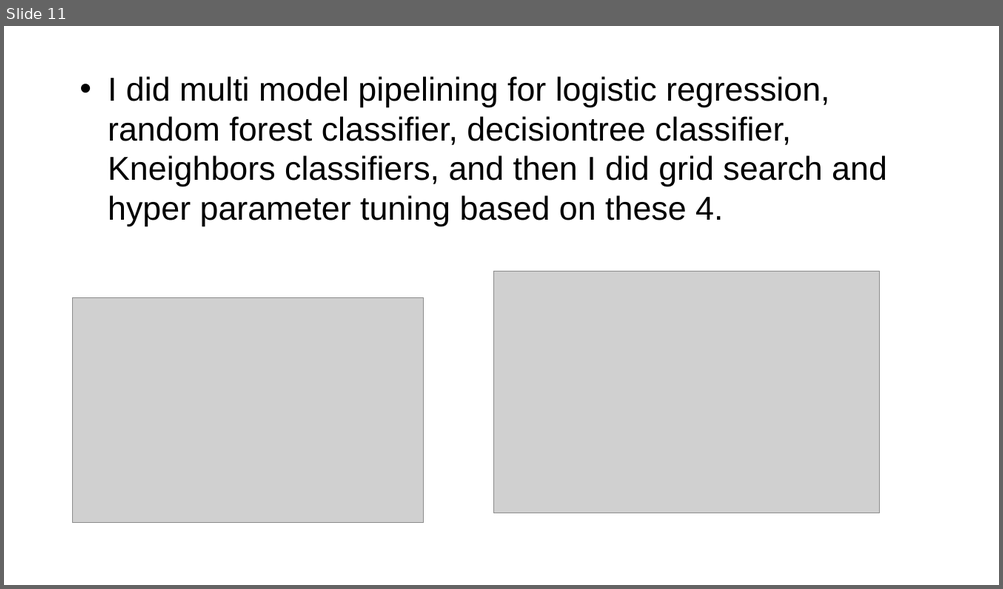
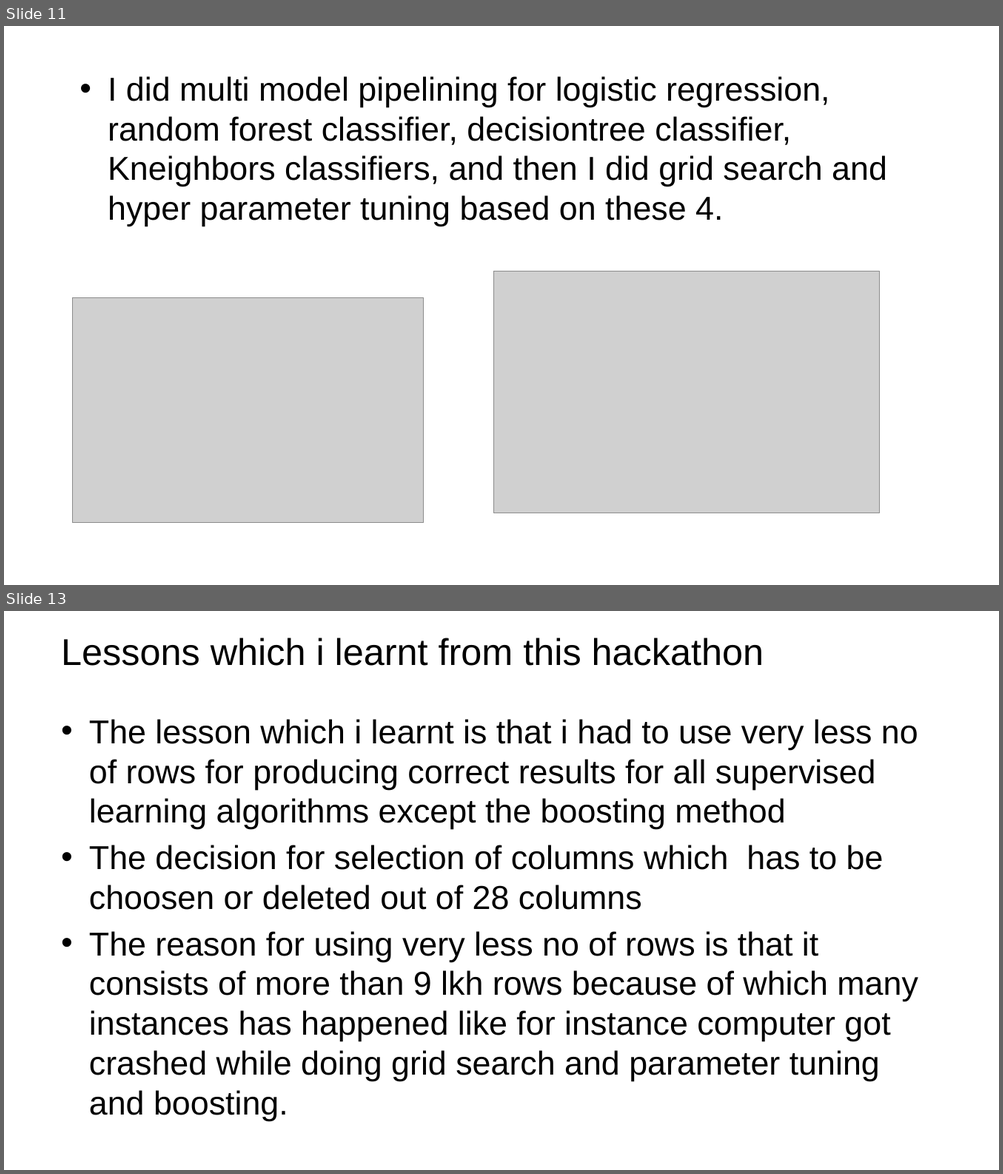
Before and after one commit to adityaravichander45/october-wkshop, a slide deck: Hackathon workshop.pptx. Shown one above the other, each under a label of ours: slide 11 before the commit, slides 11 and 13 after it; the slides between them are not shown. The pictures are 1003x589 and 1003x1174 pixels, drawn with LibreOffice and Linux fonts; fonts in the diff are those of the drawing; grey boxes stand for pictures; background and template pictures are left out. Boxes give left, top, right and bottom in pixels: in the first picture for what was removed or moved away, otherwise in the second. Text is boxed around its words. In the diff, an @@ line names an element or a change of style, - is before the commit and + after.

```diff
--- a/Hackathon workshop.pptx
+++ b/Hackathon workshop.pptx
@@ slide 13 added at bbox=[4, 611, 999, 1170], background picture (left out) @@
@@ title added at bbox=[61, 638, 763, 666], 36 pt, text #000000 @@
+Lessons which i learnt from this hackathon
@@ text added at bbox=[89, 719, 918, 1122], 32 pt, text #000000 @@
+• The lesson which i learnt is that i had to use very less no of rows for producing correct results for all supervised learning algorithms except the boosting method
+• The decision for selection of columns which has to be choosen or deleted out of 28 columns
+• The reason for using very less no of rows is that it consists of more than 9 lkh rows because of which many instances has happened like for instance computer got crashed while doing grid search and parameter tuning and boosting.
```
Also in this commit, not shown: 8 slides changed, 1 other slide added, 2 slides removed.
